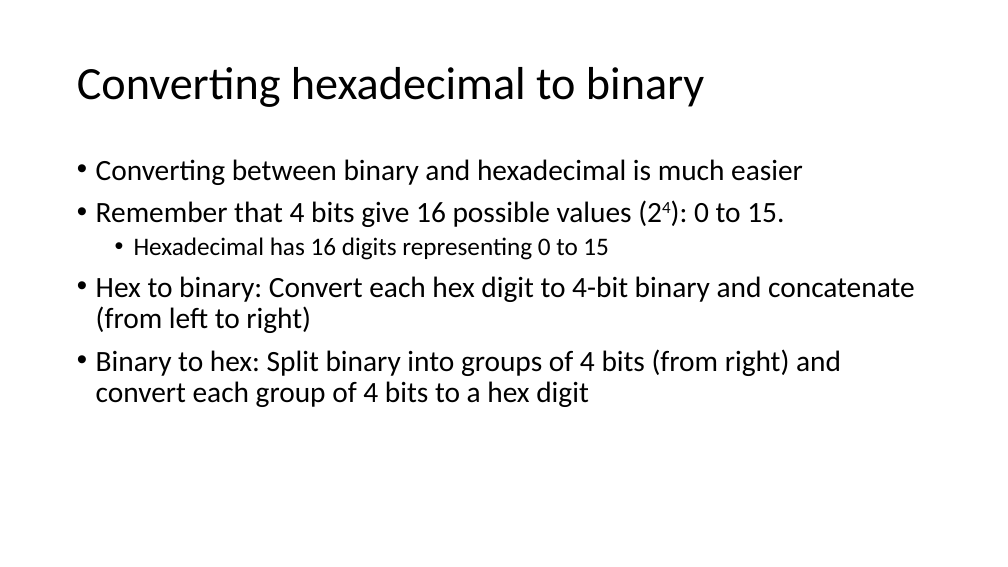
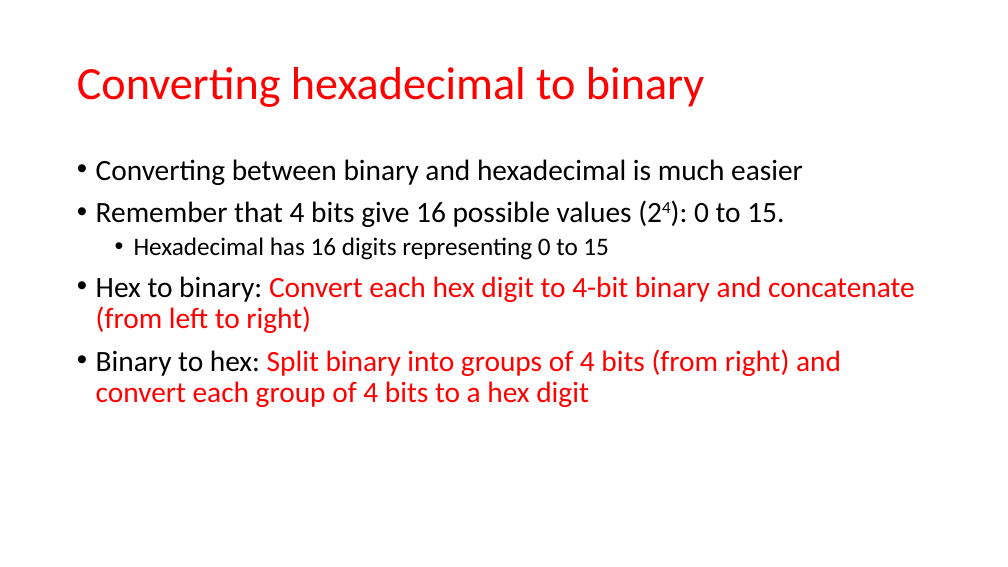
Before and after one commit to vcboy1/Leeds, a slide deck: slide 28 of 26fall/1860/Lecture/Week1.2/Lecture 1.2.1.pptx. Drawn at 1008x567 pixels with LibreOffice and Linux fonts; fonts in the diff are those of the drawing; background and template pictures are left out. Boxes give left, top, right and bottom in pixels: in the first picture for what was removed or moved away, otherwise in the second. Text is boxed around its words. In the diff, an @@ line names an element or a change of style, - is before the commit and + after.

```diff
--- a/26fall/1860/Lecture/Week1.2/Lecture 1.2.1.pptx
+++ b/26fall/1860/Lecture/Week1.2/Lecture 1.2.1.pptx
@@ title "Converting hexadecimal to binary" at bbox=[77, 67, 704, 107]: text colour #000000 to #FF0000 @@
@@ text at bbox=[96, 276, 915, 407]: text colour #000000 to #FF0000 in "Convert each hex digit to 4-bit binary ...", "Split binary into groups of 4 bits ..." @@
```
Also in this commit, not shown: 7 other slides changed, 18 other files.
